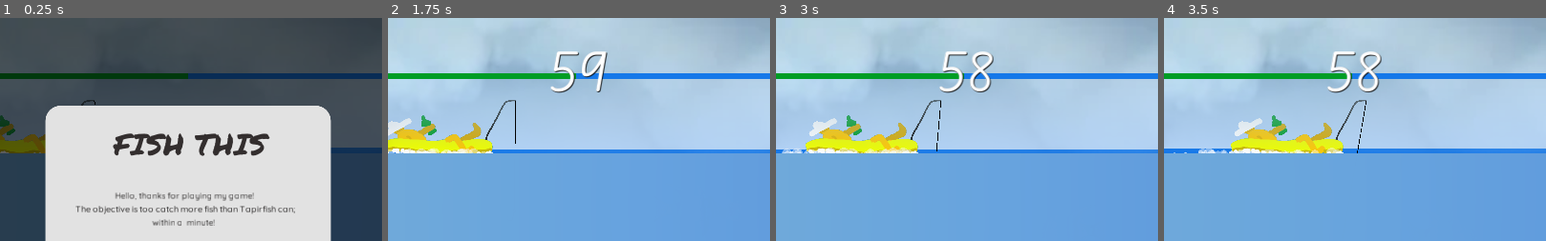
Above: before the commit, frames 1-4 (left to right).
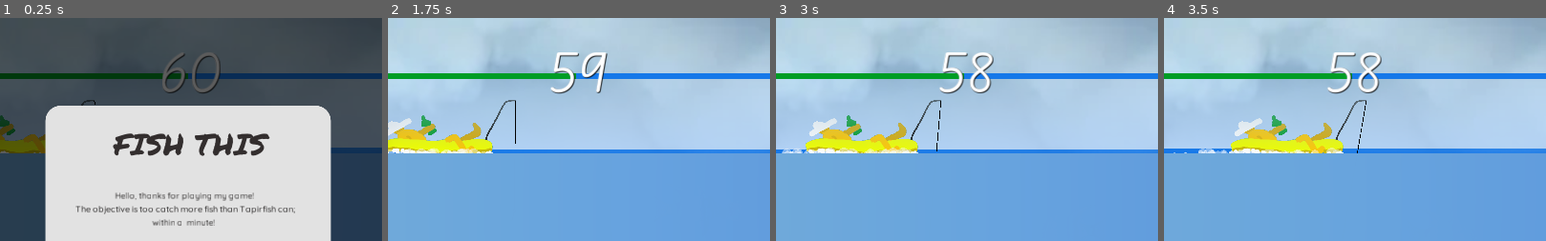
Above: after the commit, the same moments.

Repository: tapir2342/fishing-game
Game: Godot game, scene res://main.tscn
The game is run twice, just before and just after one commit, with the same random seed, the same clock (stepped at 60 frames per second) and the same inputs.
Inputs:
- Up to frame 1 (0.25 s): no input
- Up to frame 2 (1.75 s): click "Ok, start!" at 0.5 s; tap Enter at 1.25 s; hold D (player_right) from 1.28 s (still down)
- Up to frame 3 (3 s): release D (player_right) at 2.03 s; hold Down (player_down) 2.03-2.78 s; hold D (player_right) from 2.78 s (still down)
- Up to frame 4 (3.5 s): keep holding D (player_right)
The pictures show only the part of the screen within x 25-75%, y 0-50%; the shares and areas given below are measured in that part.

The runs differ from the first frame. In frame 1, 0.8% of the frame differs, in the area x 42-58%, y 15-34%; in frame 2, 0.5%; in frame 3, 0.6%; in frame 4, 0.6%.

Commit message:
Minus 3 db on all audio buses

Diff:
--- a/default_bus_layout.tres
+++ b/default_bus_layout.tres
@@ -1,4 +1,7 @@
-[gd_resource type="AudioBusLayout" load_steps=2 format=2]
+[gd_resource type="AudioBusLayout" load_steps=3 format=2]
+
+[sub_resource type="AudioEffectLimiter" id=2]
+resource_name = "Limiter"
 
 [sub_resource type="AudioEffectReverb" id=1]
 resource_name = "Reverb"
@@ -6,11 +9,14 @@
 wet = 0.2
 
 [resource]
+bus/0/volume_db = -3.61036
+bus/0/effect/0/effect = SubResource( 2 )
+bus/0/effect/0/enabled = true
 bus/1/name = "Coin"
 bus/1/solo = false
 bus/1/mute = false
 bus/1/bypass_fx = false
-bus/1/volume_db = 0.0
+bus/1/volume_db = -2.91252
 bus/1/send = "Master"
 bus/1/effect/0/effect = SubResource( 1 )
 bus/1/effect/0/enabled = true
--- a/main.tscn
+++ b/main.tscn
@@ -645,13 +645,14 @@
 anchor_left = 0.5
 anchor_right = 0.5
 margin_left = -40.0
-margin_top = 18.0
+margin_top = 19.0
 margin_right = 45.0
-margin_bottom = 120.0
+margin_bottom = 121.0
 theme = ExtResource( 11 )
 custom_colors/font_color = Color( 1, 1, 1, 1 )
 custom_colors/font_color_shadow = Color( 0, 0, 0, 1 )
 custom_fonts/font = SubResource( 26 )
+text = "60"
 align = 1
 
 [node name="Timer" type="Timer" parent="Countdown"]
Not shown, added: Untitled.png.import
Not shown, added: banner.png.import
